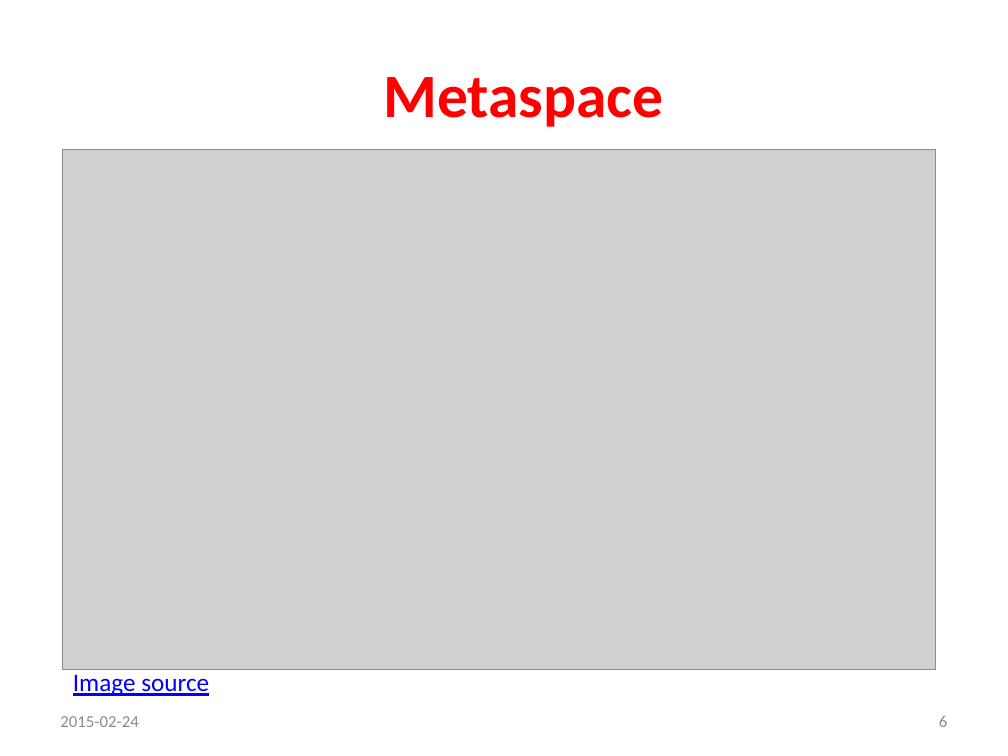
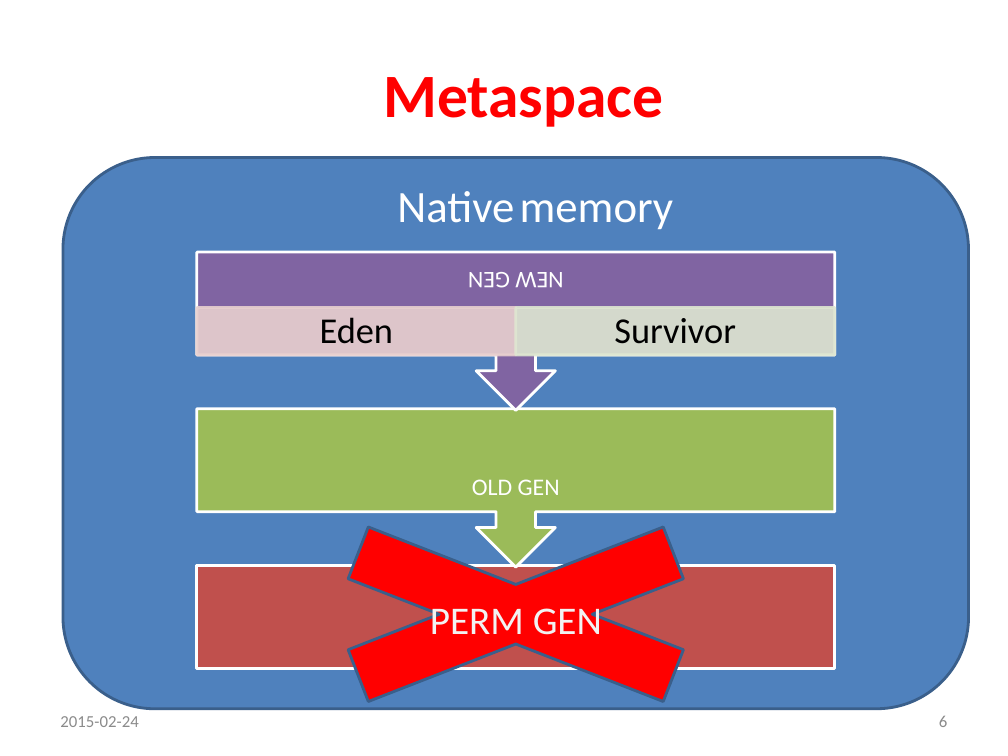
Before and after one commit to p-zalejko/jug_java8, a slide deck: slide 6 of jug.zg.java8/Java 8_prezentacja.ppsx. Drawn at 1008x756 pixels with LibreOffice and Linux fonts; fonts in the diff are those of the drawing; grey boxes stand for pictures. Boxes give left, top, right and bottom in pixels: in the first picture for what was removed or moved away, otherwise in the second. Text is boxed around its words. In the diff, an @@ line names an element or a change of style, - is before the commit and + after.

Commit message:
updated a presentation

```diff
--- a/jug.zg.java8/Java 8_prezentacja.ppsx
+++ b/jug.zg.java8/Java 8_prezentacja.ppsx
@@ picture removed at bbox=[62, 149, 935, 669] @@
@@ rounded rectangle added at bbox=[62, 157, 968, 709], fill #4F81BD, outline #3A5F8C 2 pt @@
@@ text added at bbox=[397, 191, 673, 229], 32 pt, text #FFFFFF @@
+Native memory
@@ group added at bbox=[197, 252, 835, 668]: 5 texts, 3 rectangles, 2 up arrow callouts @@
+PERM GEN
+OLD GEN
+NEW GEN
+Eden
+Survivor
@@ cross added at bbox=[213, 496, 820, 732], fill #FF0000, outline #3A5F8C 2 pt @@
@@ text added at bbox=[463, 608, 568, 631], 28 pt, text #F2F2F2 @@
+PERM GEN
@@ text removed at bbox=[73, 674, 209, 696] @@
-Image source
```
Also in this commit, not shown: 1 other slide changed.
